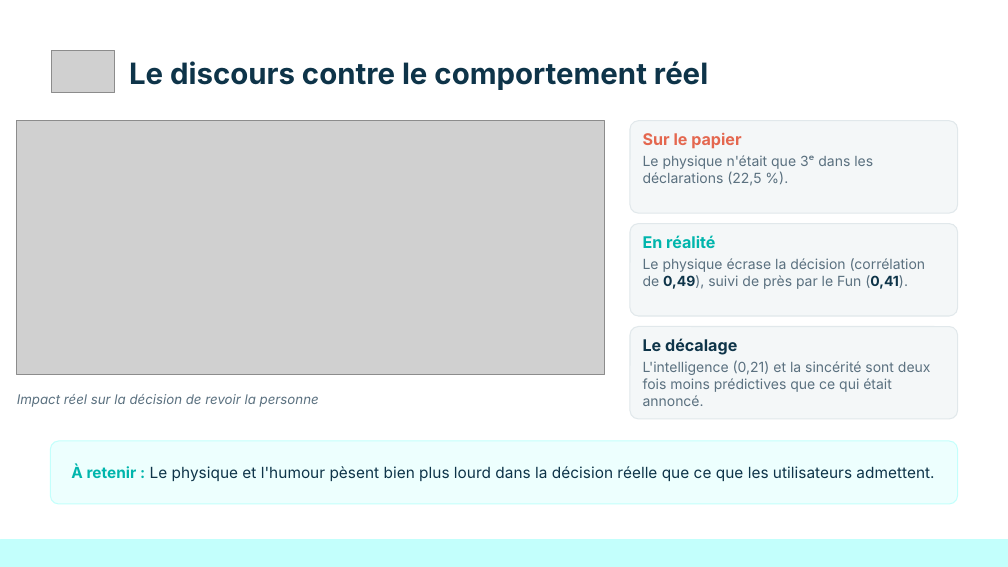
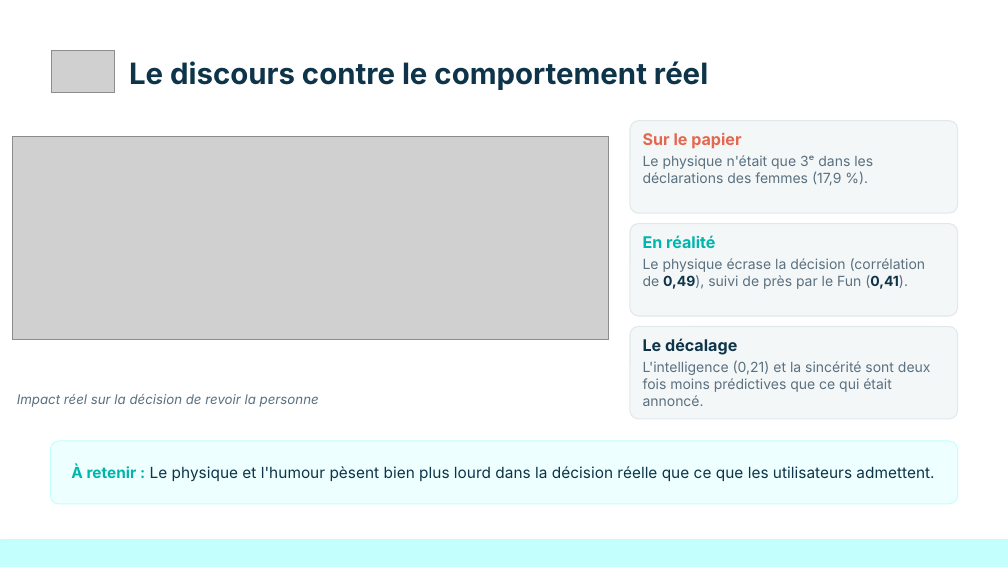
Before and after one commit to Elkristobal59/CERTIFICATION_CDSD, a slide deck: slide 4 of Bloc_2_Analyse_Exploratoire/Tinder/Tinder_presentation.pptx. Drawn at 1008x567 pixels with LibreOffice and Linux fonts; fonts in the diff are those of the drawing; grey boxes stand for pictures. Boxes give left, top, right and bottom in pixels: in the first picture for what was removed or moved away, otherwise in the second. Text is boxed around its words. In the diff, an @@ line names an element or a change of style, - is before the commit and + after.

```diff
--- a/Bloc_2_Analyse_Exploratoire/Tinder/Tinder_presentation.pptx
+++ b/Bloc_2_Analyse_Exploratoire/Tinder/Tinder_presentation.pptx
@@ picture: place and size @@
-picture at box(17, 121, 605, 375)
+picture at box(12, 136, 609, 340)
@@ text at box(643, 155, 873, 186): text changed @@
-Le physique n'était que 3ᵉ dans les déclarations (22,5 %).
+Le physique n'était que 3ᵉ dans les déclarations des femmes (17,9 %).
```
Also in this commit, not shown: 4 other slides changed, 1 other file.
